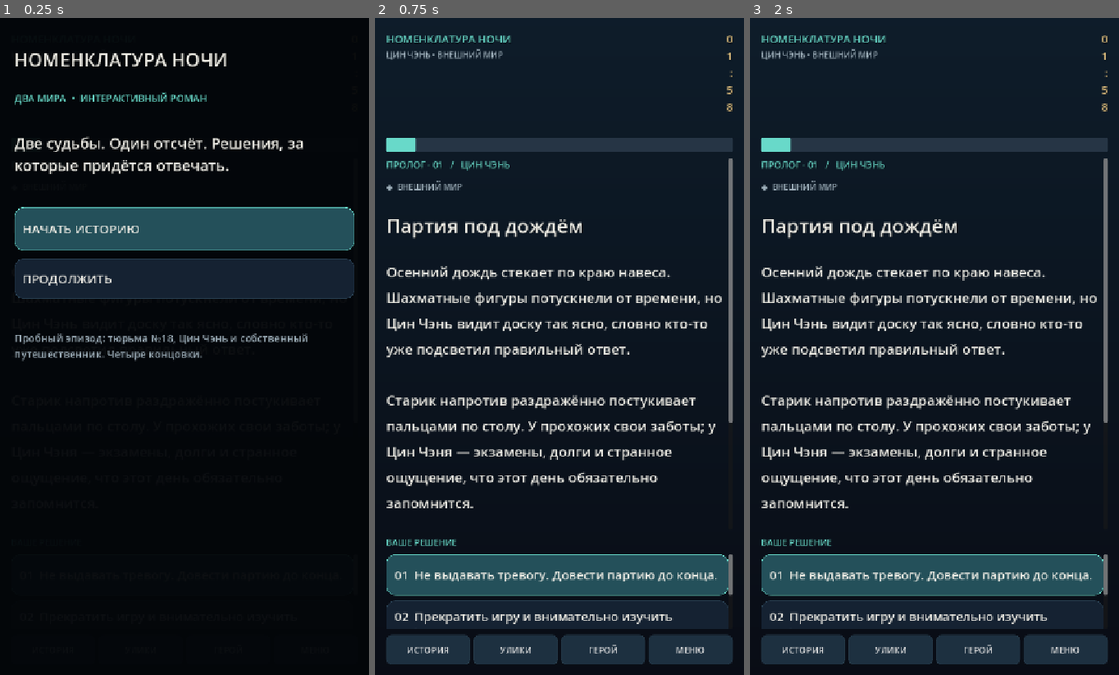
Above: before the commit, frames 1-3 (left to right).
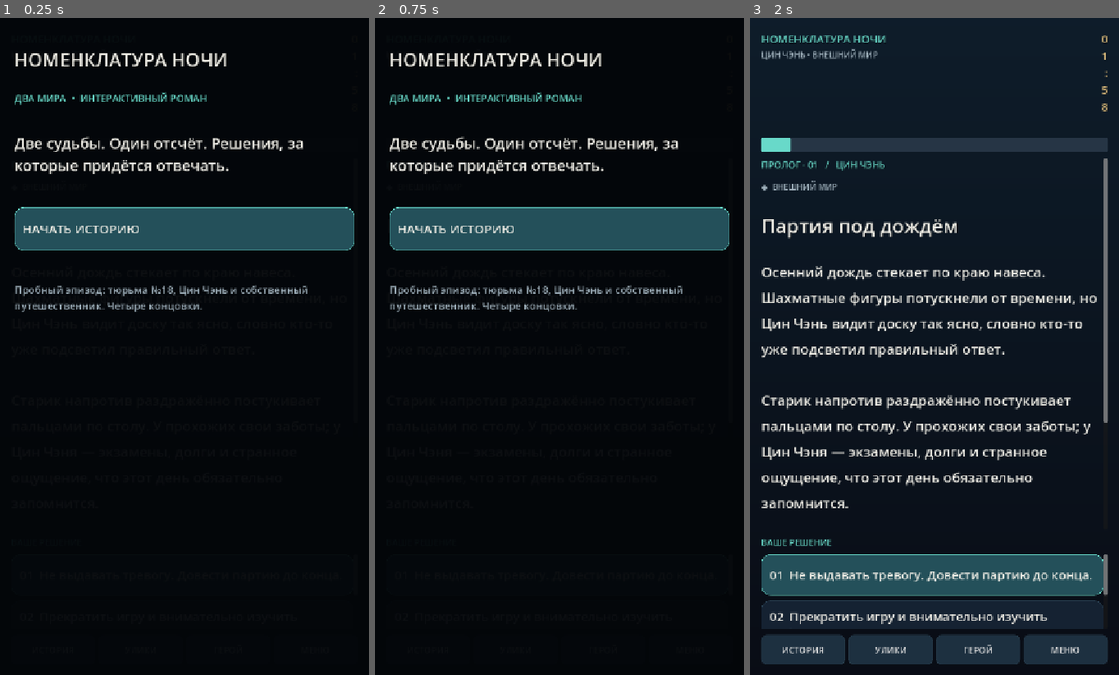
Above: after the commit, the same moments.

Repository: WarfWar/NomenclatureNight
Game: Godot game, scene res://scenes/Main.tscn
Same seed, same stepped clock (60 frames per second), same inputs: the game is played once before the commit and once after it.
Inputs (mouse positions are in pixels of both pictures, inside the frame that each line leads up to):
- Up to frame 1 (0.25 s): no input
- Up to frame 2 (0.75 s): click (559, 280) at 0.5 s, where only the run before the commit has a clickable "ПРОДОЛЖИТЬ"
- Up to frame 3 (2 s): click (934, 228) at 1.25 s, where only the run after the commit has a clickable "НАЧАТЬ ИСТОРИЮ"

The runs differ from the first frame. In frame 1, 6.7% of the frame differs, in the area x 4-96%, y 36-53%; in frame 2, 57%, in the area x 0-100%, y 0-99%; in frame 3, nothing differs.

Commit message:
Fix panel callbacks and preserve previous autosave

Diff:
--- a/scripts/NarrativeGame.gd
+++ b/scripts/NarrativeGame.gd
@@ -42,7 +42,7 @@
     nodes = parsed.get("nodes",{})
     current = str(parsed.get("entry","prologue"))
     _build_interface()
-    _enter(current)
+    _render_scene()
     _welcome()
 func _rect_color(parent: Node, c: Color) -> ColorRect:
     var rect := ColorRect.new()
@@ -328,14 +328,9 @@
     _space(wrap,22)
     _label(wrap,"Две судьбы. Один отсчёт. Решения, за которые придётся отвечать.",29,C_TEXT)
     _space(wrap,30)
-    _button(wrap,"НАЧАТЬ ИСТОРИЮ",func():
-        _reset()
-        _enter("prologue")
-        _clear_overlay(),true,84)
+    _button(wrap,"НАЧАТЬ ИСТОРИЮ",_new_game,true,84)
     if FileAccess.file_exists("user://nomenclature_0.json"):
-        _button(wrap,"ПРОДОЛЖИТЬ",func():
-            _load(0)
-            _clear_overlay(),false,78)
+        _button(wrap,"ПРОДОЛЖИТЬ",_continue_game,false,78)
     _space(wrap,30)
     _label(wrap,"Пробный эпизод: тюрьма №18, Цин Чэнь и собственный путешественник. Четыре концовки.",20,C_MUTED)
 func _show_history() -> void:
@@ -375,13 +370,7 @@
     edit.custom_minimum_size.y=64
     edit.add_theme_font_size_override("font_size",27)
     wrap.add_child(edit)
-    _button(wrap,"СОХРАНИТЬ ИМЯ",func():
-        var trimmed: String=edit.text.strip_edges()
-        if not trimmed.is_empty():
-            hero_name=trimmed
-            _render_scene()
-            _autosave()
-        _clear_overlay(),true,74)
+    _button(wrap,"СОХРАНИТЬ ИМЯ",_save_name.bind(edit),true,74)
     _space(wrap,12)
     var names={"insight":"НАБЛЮДАТЕЛЬНОСТЬ","resolve":"РЕШИМОСТЬ","trust":"ДОВЕРИЕ","heat":"ПОДОЗРЕНИЕ"}
     for key in ["insight","resolve","trust","heat"]:
@@ -396,17 +385,31 @@
         var box:=HBoxContainer.new()
         wrap.add_child(box)
         var value:=slot
-        var a:=_button(box,"СОХР. %d" % slot,func():
-            _save(value)
-            _clear_overlay(),false,72)
+        var a:=_button(box,"СОХР. %d" % slot,_save_and_close.bind(value),false,72)
         a.size_flags_horizontal=Control.SIZE_EXPAND_FILL
-        var b:=_button(box,"ЗАГР. %d" % slot,func():
-            if _load(value):
-                _clear_overlay(),false,72)
+        var b:=_button(box,"ЗАГР. %d" % slot,_load_and_close.bind(value),false,72)
         b.size_flags_horizontal=Control.SIZE_EXPAND_FILL
     _space(wrap,16)
-    _button(wrap,"НОВАЯ ИСТОРИЯ",func():
-        _reset()
-        _enter("prologue")
-        _clear_overlay(),false,72)
+    _button(wrap,"НОВАЯ ИСТОРИЯ",_new_game,false,72)
     _close_control(wrap)
+
+func _new_game() -> void:
+    _reset()
+    _enter("prologue")
+    _clear_overlay()
+func _continue_game() -> void:
+    _load(0)
+    _clear_overlay()
+func _save_name(edit: LineEdit) -> void:
+    var trimmed: String=edit.text.strip_edges()
+    if not trimmed.is_empty():
+        hero_name=trimmed
+        _render_scene()
+        _autosave()
+    _clear_overlay()
+func _save_and_close(slot: int) -> void:
+    _save(slot)
+    _clear_overlay()
+func _load_and_close(slot: int) -> void:
+    if _load(slot):
+        _clear_overlay()
